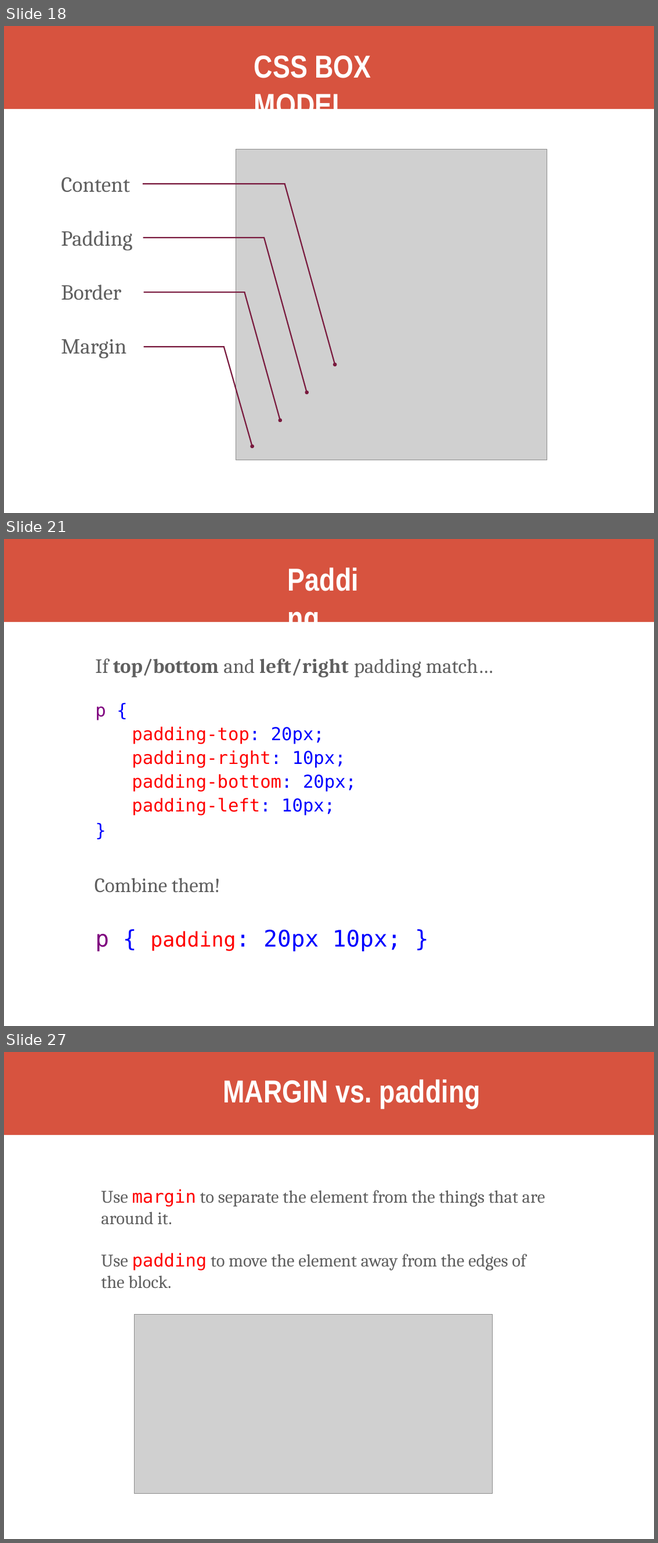
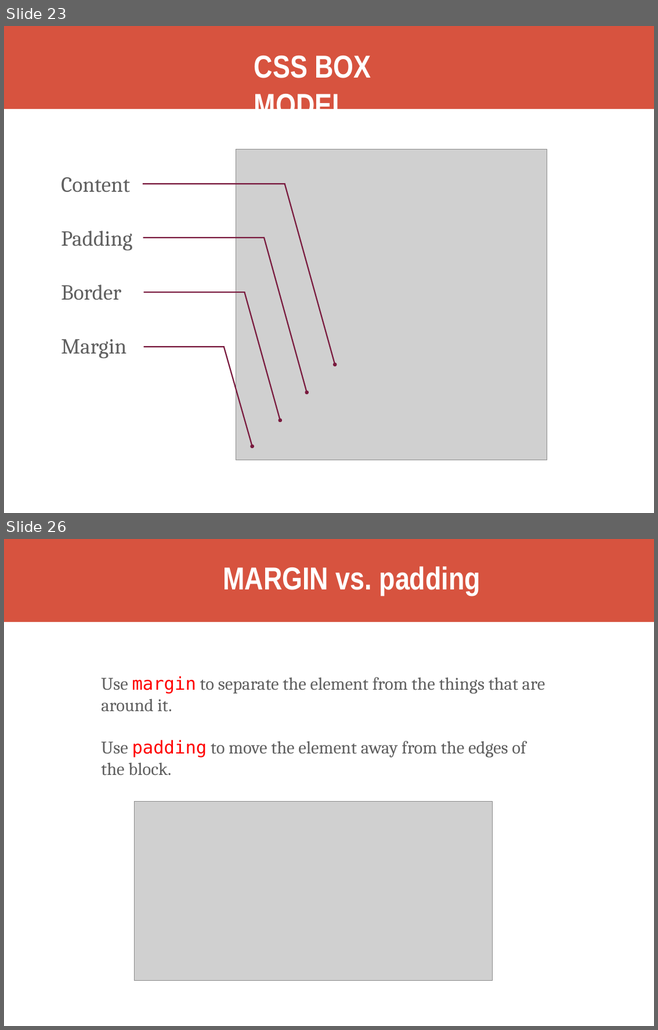
Before and after one commit to kweeket/kweeket.github.io, a slide deck: slides/week-3.pptx. Shown one above the other, each under a label of ours: slides 18, 21 and 27 before the commit, slides 23 and 26 after it; the slides between them are not shown. The pictures are 658x1543 and 658x1030 pixels, drawn with LibreOffice and Linux fonts; fonts in the diff are those of the drawing; grey boxes stand for pictures. Boxes give left, top, right and bottom in pixels: in the first picture for what was removed or moved away, otherwise in the second. Text is boxed around its words. In the diff, an @@ line names an element or a change of style, - is before the commit and + after.

```diff
--- a/slides/week-3.pptx
+++ b/slides/week-3.pptx
@@ slide 21 removed at box(4, 539, 654, 1026), background #FFFFFF @@
@@ freeform shape removed at box(4, 539, 654, 622) @@
@@ text removed at box(94, 658, 493, 952) @@
-  If top/bottom and left/right padding match…
-  p {
-  padding-top: 20px;
-  padding-right: 10px;
-  padding-bottom: 20px;
-  padding-left: 10px;
-  }
-Combine them!
-  p { padding: 20px 10px; }
@@ title removed at box(354, 658, 421, 678) @@
-Padding
@@ what was slide 18 is now slide 23 @@
@@ what was slide 27 is now slide 26 @@
```
Also in this commit, not shown: 1 slide changed, 6 slides added, 6 other slides removed, 2 other files.
